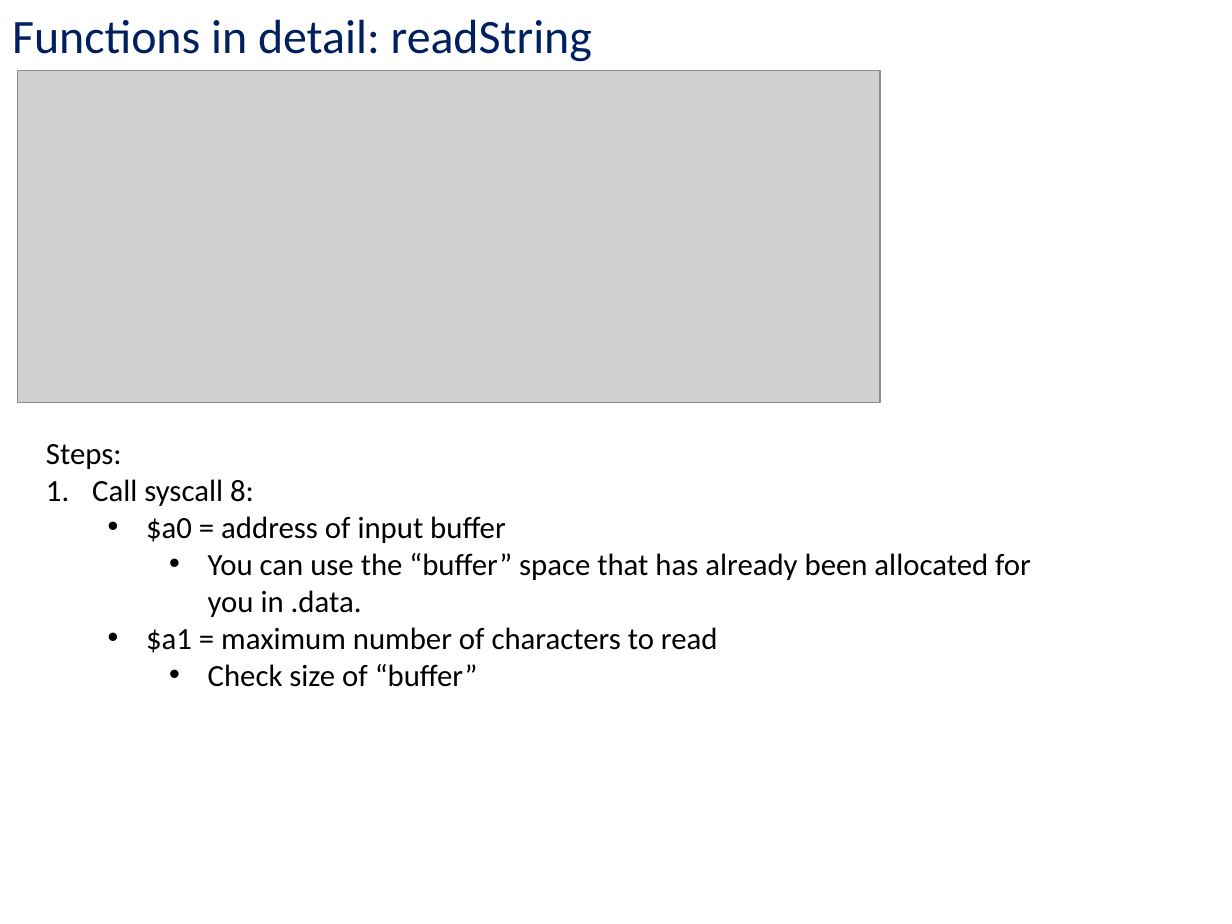
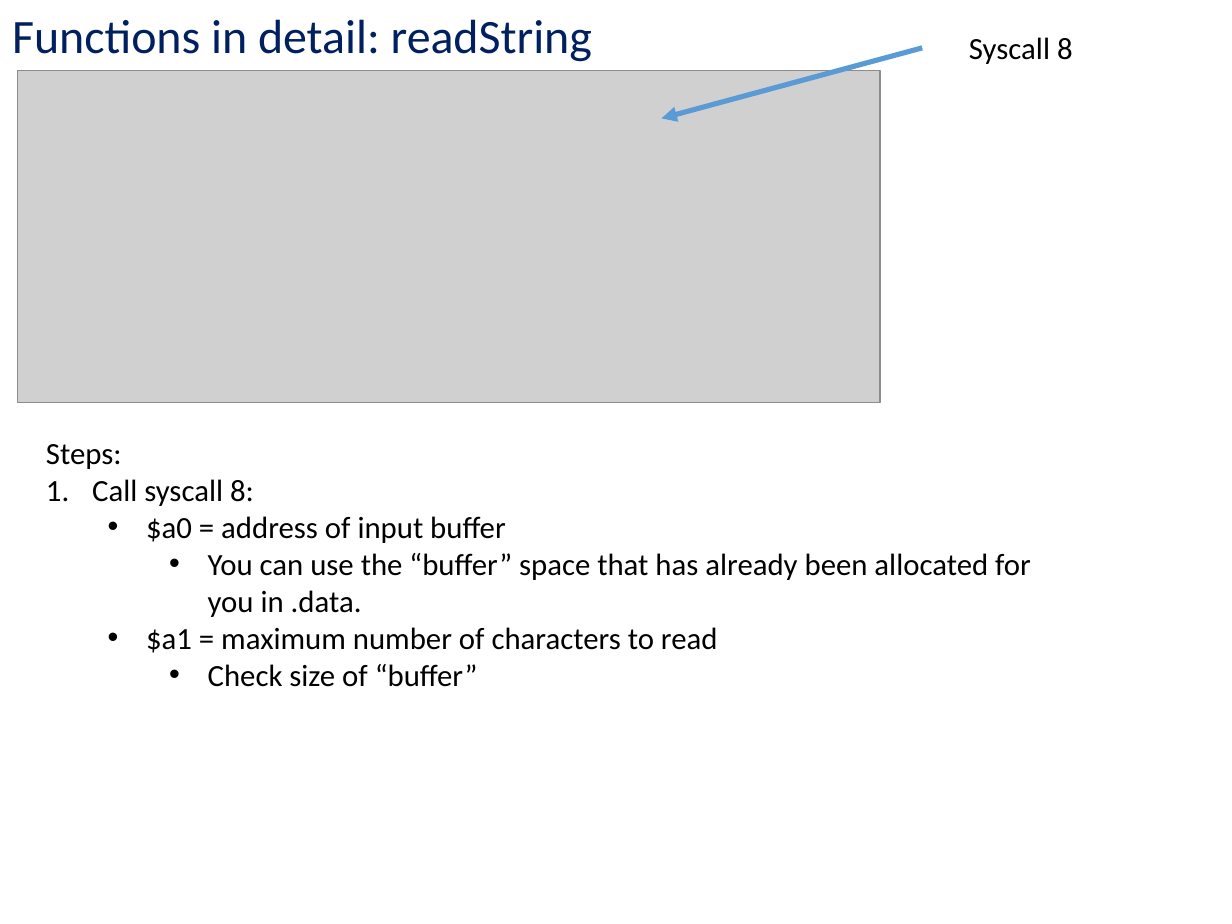
Before and after one commit to kc13/CS447_2018, a slide deck: slide 12 of cs447_lab4_june6.pptx. Drawn at 1232x924 pixels with LibreOffice and Linux fonts; fonts in the diff are those of the drawing; grey boxes stand for pictures. Boxes give left, top, right and bottom in pixels: in the first picture for what was removed or moved away, otherwise in the second. Text is boxed around its words. In the diff, an @@ line names an element or a change of style, - is before the commit and + after.

```diff
--- a/cs447_lab4_june6.pptx
+++ b/cs447_lab4_june6.pptx
@@ arrow added from (923, 48) to (662, 118), #5B9BD5 3 pt @@
@@ text added at <box>969,37,1073,64</box>, 18 pt, text #000000 @@
+Syscall 8
```
Also in this commit, not shown: 2 other slides changed.
